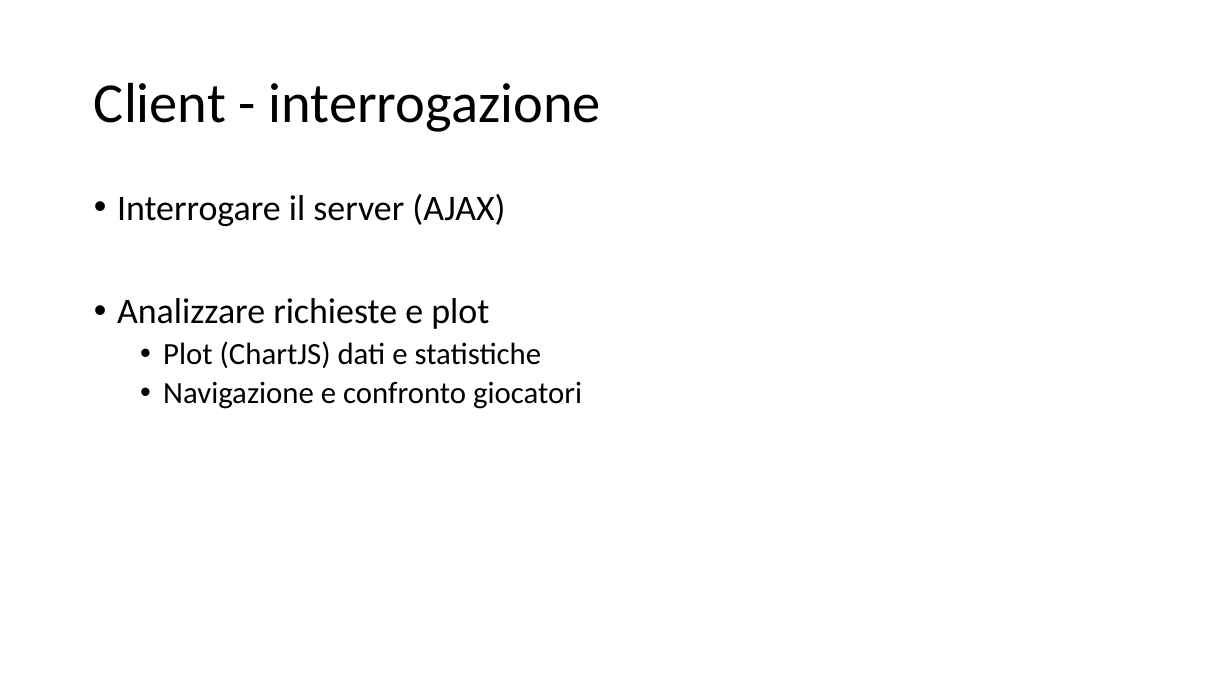
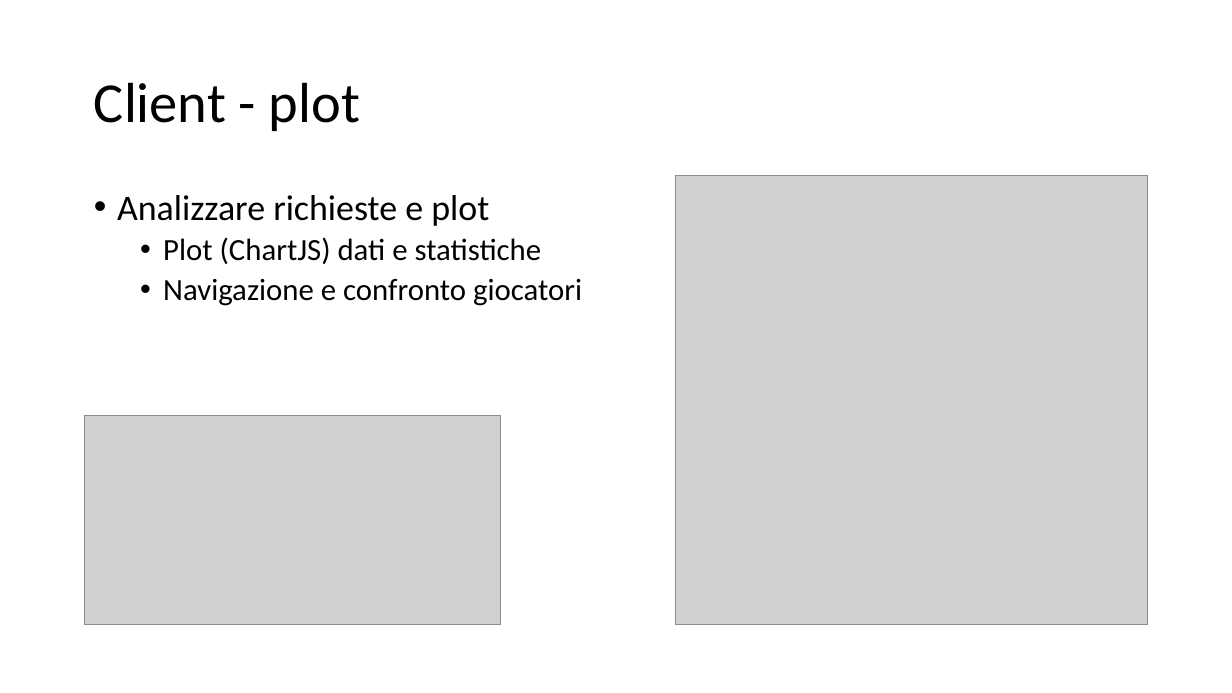
Before and after one commit to mellacsi/FIFA18Skiller, a slide deck: slide 8 of Applicazioni_Service_Oriented.pptx (slide 5 before the commit). Drawn at 1232x693 pixels with LibreOffice and Linux fonts; fonts in the diff are those of the drawing; grey boxes stand for pictures. Boxes give left, top, right and bottom in pixels: in the first picture for what was removed or moved away, otherwise in the second. Text is boxed around its words. In the diff, an @@ line names an element or a change of style, - is before the commit and + after.

```diff
--- a/Applicazioni_Service_Oriented.pptx
+++ b/Applicazioni_Service_Oriented.pptx
@@ title at [94,82,360,131]: text changed @@
-Client - interrogazione
+Client - plot
@@ picture added at [676,176,1148,624] @@
@@ text at [117,194,505,226]: paragraph removed @@
-• Interrogare il server (AJAX)
@@ picture added at [85,416,501,625] @@
```
Also in this commit, not shown: 3 other slides changed, 5 slides added, 1 other file.
